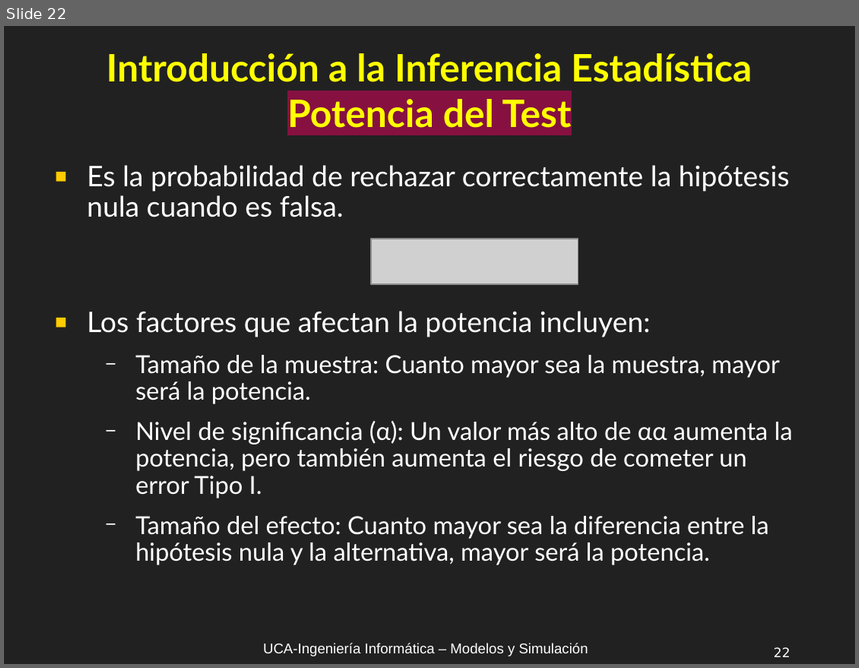
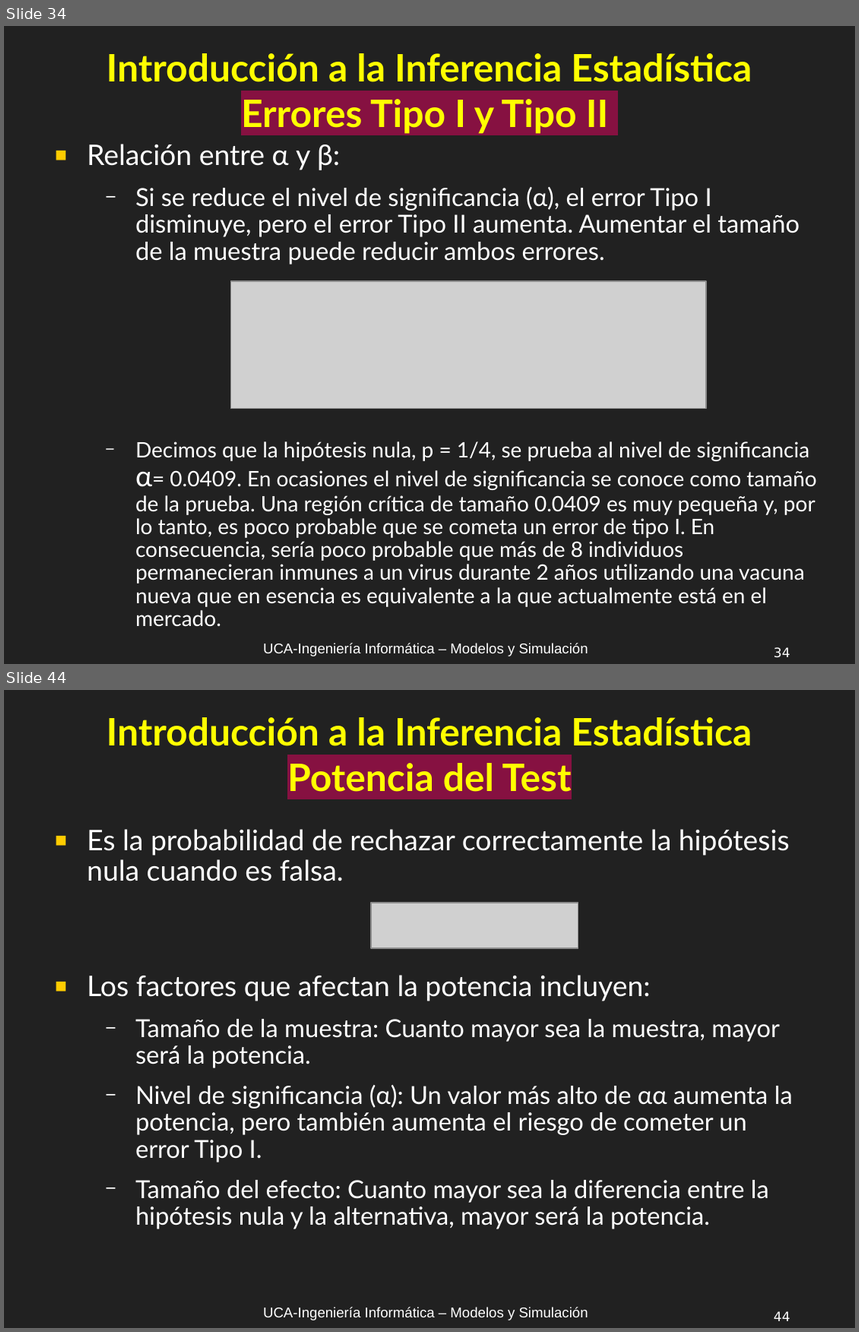
Before and after one commit to UCA-Facultad-de-Ingenieria-Clases-2025/MyS, a slide deck: Clases/MyS_C1A_Introducción_Inferencia_Estadística_R1.odp. Shown one above the other, each under a label of ours: slide 22 before the commit, slides 34 and 44 after it; the slides between them are not shown. The pictures are 859x668 and 859x1332 pixels, drawn with LibreOffice and Linux fonts; fonts in the diff are those of the drawing; grey boxes stand for pictures. Boxes give left, top, right and bottom in pixels: in the first picture for what was removed or moved away, otherwise in the second. Text is boxed around its words. In the diff, an @@ line names an element or a change of style, - is before the commit and + after.

```diff
--- a/Clases/MyS_C1A_Introducción_Inferencia_Estadística_R1.odp
+++ b/Clases/MyS_C1A_Introducción_Inferencia_Estadística_R1.odp
@@ slide 34 added at (4,26,855,664), background #212121; not listed: 2 template elements that a slide beside it also shows @@
@@ title added at (107,53,752,134), 32 pt, text #FFFF00, bold @@
+Introducción a la Inferencia Estadística
+Errores Tipo I y Tipo II
@@ text added at (87,144,816,626), 18 pt, text #FFFFFF @@
+■ Relación entre α y β:
+  − Si se reduce el nivel de significancia (α), el error Tipo I disminuye, pero el error Tipo II aumenta. Aumentar el tamaño de la muestra puede reducir ambos errores.
+  − Decimos que la hipótesis nula, p = 1/4, se prueba al nivel de significancia α= 0.0409. En ocasiones el nivel de significancia se conoce como tamaño de la prueba. Una región crítica de tamaño 0.0409 es muy pequeña y, por lo tanto, es poco probable que se cometa un error de tipo I. En consecuencia, sería poco probable que más de 8 individuos permanecieran inmunes a un virus durante 2 años utilizando una vacuna nueva que en esencia es equivalente a la que actualmente está en el mercado.
@@ picture added at (231,281,706,409) @@
@@ what was slide 22 is now slide 44 @@
@@ page number at (774,1312,791,1322): text changed @@
-22
+44
```
Also in this commit, not shown: 6 slides changed, 21 other slides added, 1 other file.
